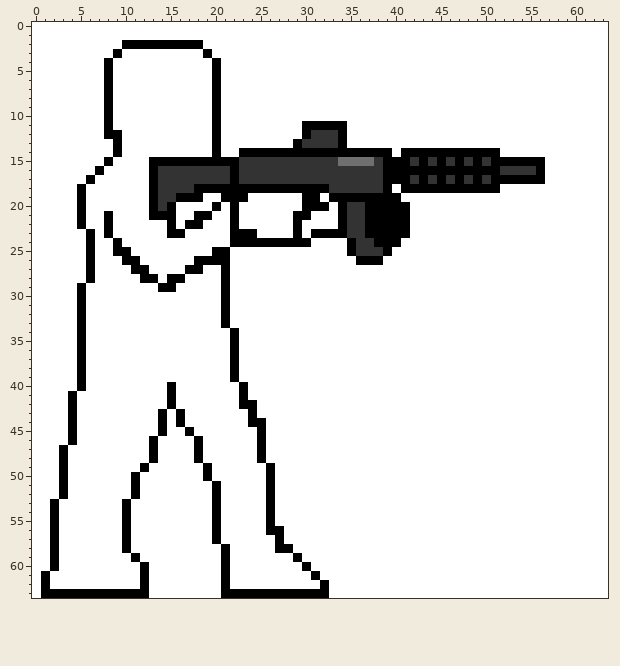
One commit to this pixel-art sprite: The Project.gmx/Assets/OperatorD.png. This is how it looked before the edit.
The file is 64x64 pixels.
Once edited:
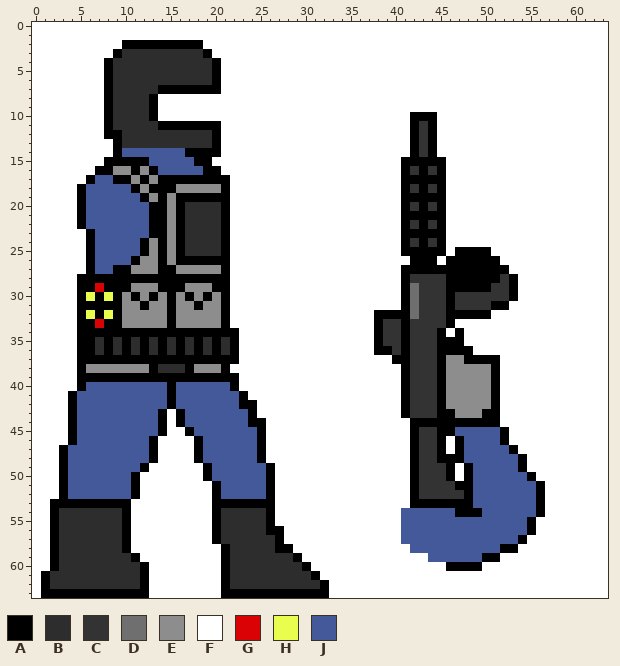
Palette (. is transparent): A #000000  B #2d2d2d  C #333333  D #6f6f6f  E #8d8d8d  F #ffffff  G #da0205  H #e8fd4d  J #435999
Message: Operator original and the detached
The edit:
Changed rows in their new state; - is an unchanged pixel.
first column x 2:
 3 --------BBBBBBBBB--------------------------------------
 4 -------BBBBBBBBBBB-------------------------------------
 5 -------BBBBBBBBBBB-------------------------------------
 6 -------BBBBBBBBBBB-------------------------------------
 7 -------BBBBBAAAAAA-------------------------------------
 8 -------BBBBA------F------------------------------------
 9 -------BBBBA------F------------------------------------
10 -------BBBBA------F---------------------AAA------------
11 -------BBBBBAAAAAA----------FFFFF-------ACA------------
12 --------BBBBBBBBBB----------FFFFF-------ACA------------
13 --------BBBBBBBBBB---------FFFFFF-------ACA------------
14 --------JJJJJJJAAA---FFFFFFFFFFFFFFFFF-F-C-FFFFFFF-----
15 -------AAAAJJJJJ--FFFFFFFFFFFFFFFFFFFFF-A-A-FFFFFFFFFFF
16 ------AEEAE-JJJJJAAFFFFFFFFFFFFFFFFFFFF-C-C-FFFFFFFFFFF
17 -----JJAAEAEAAAAAAAAFFFFFFFFFFFFFFFFFFF-A-A-FFFFFFFFFFF
18 ----JJJJJAE-AAEEEEE-FFFFFFFFFFFFFFFFFF--C-C-FFFFFF-----
19 ----JJJJJJAEAE---AA-FF------FF-FFFFFFFFAAAAA-----------
20 ----JJJJJJJ-AEABBBBAF-------FFF-FFFFFFF-CACA-----------
21 ----JJJJJJJ--EABBBBAF------FF---FFFFFFF-AAAA-----------
22 ----JJJJJJJAAEABBBBAF------F----FFFFFFF-CACA-----------
23 -----JJJJJJAAE-BBBBAFFF----F-FFFFFFFFFF-AAAA-----------
24 -----JJJJJAEAEABBBBAFFFFFFFFF----FFFFFFACACA-----------
25 -----JJJJJAEAEABBBB--------------FFFFF-AAAAA-AAAA------
26 -----JJJJ-EEAEAA------------------FFF---AAA-AAAAAA-----
27 -----JJAAEEEAAEEEEE--------------------AAAAAAAAAAAA----
28 ---A-AAAAA--A--AAAA--------------------ACCCCAAAAAACA---
29 ----AGAAAEEE--AEEEA--------------------ADCCCAAAAACCA---
30 ----HAHAEAEAEAEAEAE--------------------ADCCCACCCCCCA---
31 ----AAAAEEAEEAEEAEE--------------------ADCCCACCCCAA----
32 ----HAHAEEEEEAEEEEE-----------------AAAADCCCAAAAA------
33 ----AGAAEEEEEAEEEEE-----------------ACCACCCCA----------
34 ----AAAAAAAAAAAAAAAA----------------ACCACCCA-A---------
35 ----ABABABABABABABAB----------------ACCACCCAAA---------
36 ----ABABABABABABABAB----------------AACACCCAAAA--------
37 ----AAAAAAAAAAAAAAAA------------------AACCCAEEAAAA-----
38 ----EEEEEEEABBBAEEEAF------------------ACCCAEEEEEA-----
39 ----AAAAAAAAAAAAAAAA-------------------ACCCAEEEEEA-----
40 ----JJJJJJJJJ-JJJJJJAF-----------------ACCCAEEEEEA-----
41 ---JJJJJJJJJJ-JJJJJJJ------------------ACCCAEEEEEA-----
42 ---JJJJJJJJJJ-JJJJJJJ------------------ACCCAEEEEEA-----
43 ---JJJJJJJJJ---JJJJJJJ-----------------ACCCAAEEEAA-----
44 ---JJJJJJJJJ---JJJJJJJ------------------AAAAAAAAAA-----
45 ---JJJJJJJJJ----JJJJJJJ-----------------ACCAAJJJJJA----
46 ---JJJJJJJJ------JJJJJJ-----------------ACCA-AJJJJA----
47 --JJJJJJJJJ------JJJJJJ-----------------ACCA-AJJJJJA---
48 --JJJJJJJJJ------JJJJJJ-----------------ACCAAAJJJJJJA--
49 --JJJJJJJJ--------JJJJJJ----------------ACCCA-AJJJJJA--
50 --JJJJJJJ---------JJJJJJ----------------ACCCA-AJJJJJJA-
51 --JJJJJJJ----------JJJJJ----------------ACCCCAAJJJJJJJA
52 --JJJJJJJ----------JJJJJ----------------ACCCCCAJJJJJJJA
53 -AAAAAAA-----------AAAAA----------------AAAAAAAJJJJJJJA
54 -BBBBBBB-----------BBBBB---------------JJJJJJAAAJJJJJJA
55 -BBBBBBB-----------BBBBB---------------JJJJJJJJJJJJJJA-
56 -BBBBBBB-----------BBBBB---------------JJJJJJJJJJJJJJA-
57 -BBBBBBB-----------BBBBBB--------------JJJJJJJJJJJJJA--
58 -BBBBBBB------------BBBBB---------------JJJJJJJJJJAA---
59 -BBBBBBBB-----------BBBBBBB---------------JJJJJJAA-----
60 -BBBBBBBBB----------BBBBBBBB----------------AAAA-------
61 BBBBBBBBBB----------BBBBBBBBB--------------------------
62 BBBBBBBBBB----------BBBBBBBBBB-------------------------
Where, in picture pixels (left, top, right, bottom), the same in both pictures:
changed: (50, 49, 545, 589)
